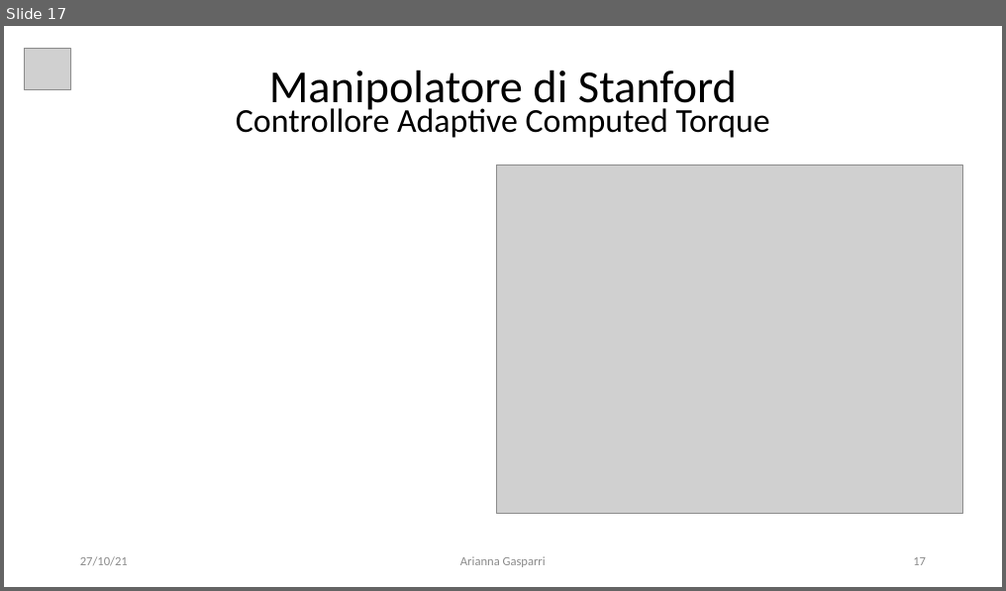
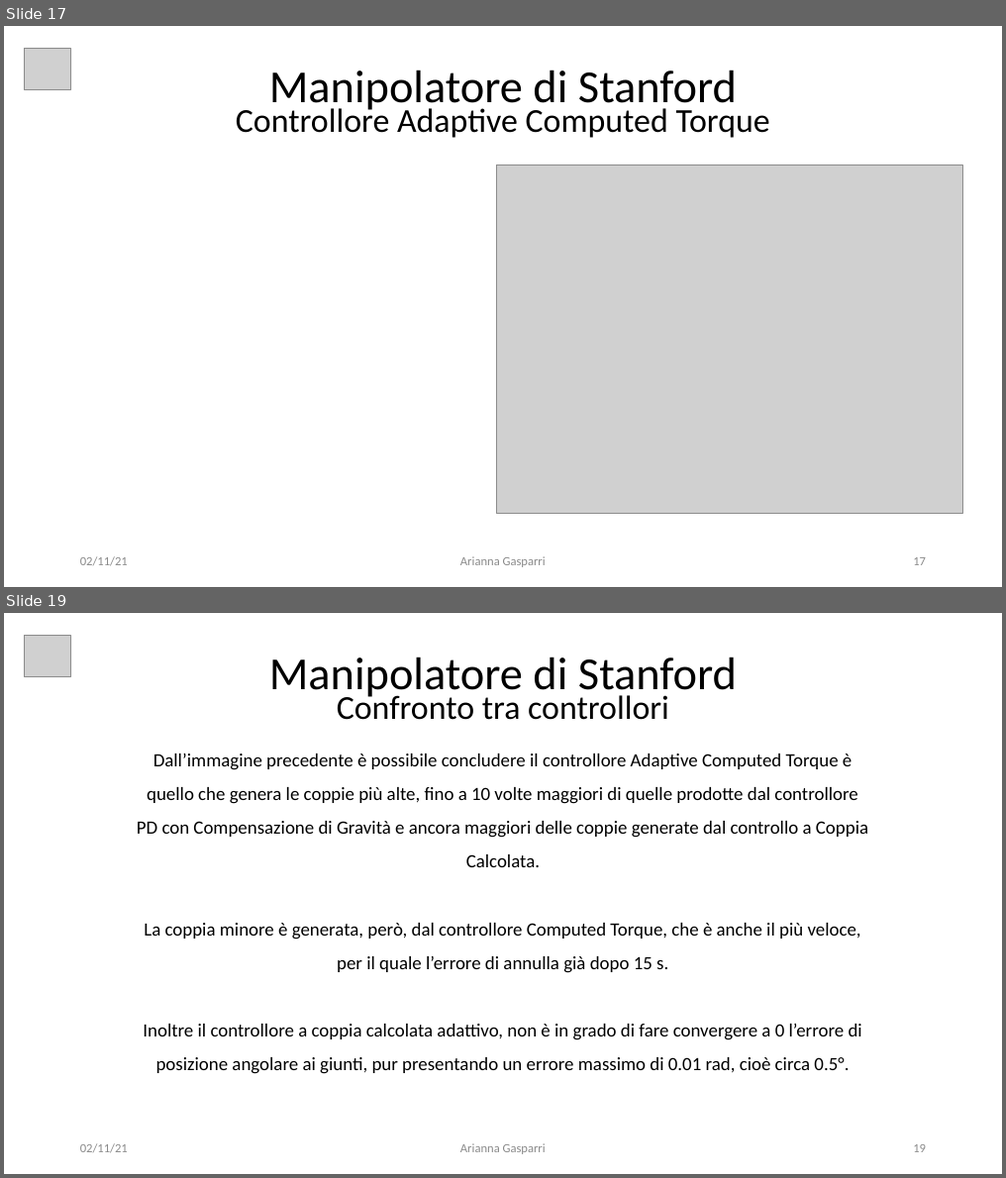
Before and after one commit to giga487/BicchiGas, a slide deck: Relazione/Presentazione.pptx. Shown one above the other, each under a label of ours: slide 17 before the commit, slides 17 and 19 after it; the slides between them are not shown. The pictures are 1006x591 and 1006x1178 pixels, drawn with LibreOffice and Linux fonts; fonts in the diff are those of the drawing; grey boxes stand for pictures. Boxes give left, top, right and bottom in pixels: in the first picture for what was removed or moved away, otherwise in the second. Text is boxed around its words. In the diff, an @@ line names an element or a change of style, - is before the commit and + after.

Commit message:
Aggiunta slide sul confronto tra controllori per Tavola1 nella presentazione

```diff
--- a/Relazione/Presentazione.pptx
+++ b/Relazione/Presentazione.pptx
@@ slide 19 added at [4, 613, 1002, 1174], background #FFFFFF @@
@@ picture added at [24, 635, 70, 677] @@
@@ text added at [269, 657, 737, 720], 32.3 pt, text #000000 @@
+Manipolatore di Stanford
+Confronto tra controllori
@@ text added at [137, 754, 868, 1074], 18 pt, text #000000 @@
+Dall’immagine precedente è possibile concludere il controllore Adaptive Computed Torque è quello che genera le coppie più alte, fino a 10 volte maggiori di quelle prodotte dal controllore PD con Compensazione di Gravità e ancora maggiori delle coppie generate dal controllo a Coppia Calcolata.
+La coppia minore è generata, però, dal controllore Computed Torque, che è anche il più veloce, per il quale l’errore di annulla già dopo 15 s.
+Inoltre il controllore a coppia calcolata adattivo, non è in grado di fare convergere a 0 l’errore di posizione angolare ai giunti, pur presentando un errore massimo di 0.01 rad, cioè circa 0.5°.
@@ text added at [80, 1144, 128, 1154], 12 pt, text #8C8C8C @@
+02/11/21
@@ text added at [460, 1144, 546, 1155], 12 pt, text #8C8C8C @@
+Arianna Gasparri
@@ page number added at [913, 1145, 926, 1153], 12 pt, text #8C8C8C @@
+19
@@ slide 17 changed as well @@
@@ text at [80, 557, 128, 567]: text changed @@
-27/10/21
+02/11/21
```
Also in this commit, not shown: 24 other slides changed, 1 other slide added, 2 other files.
